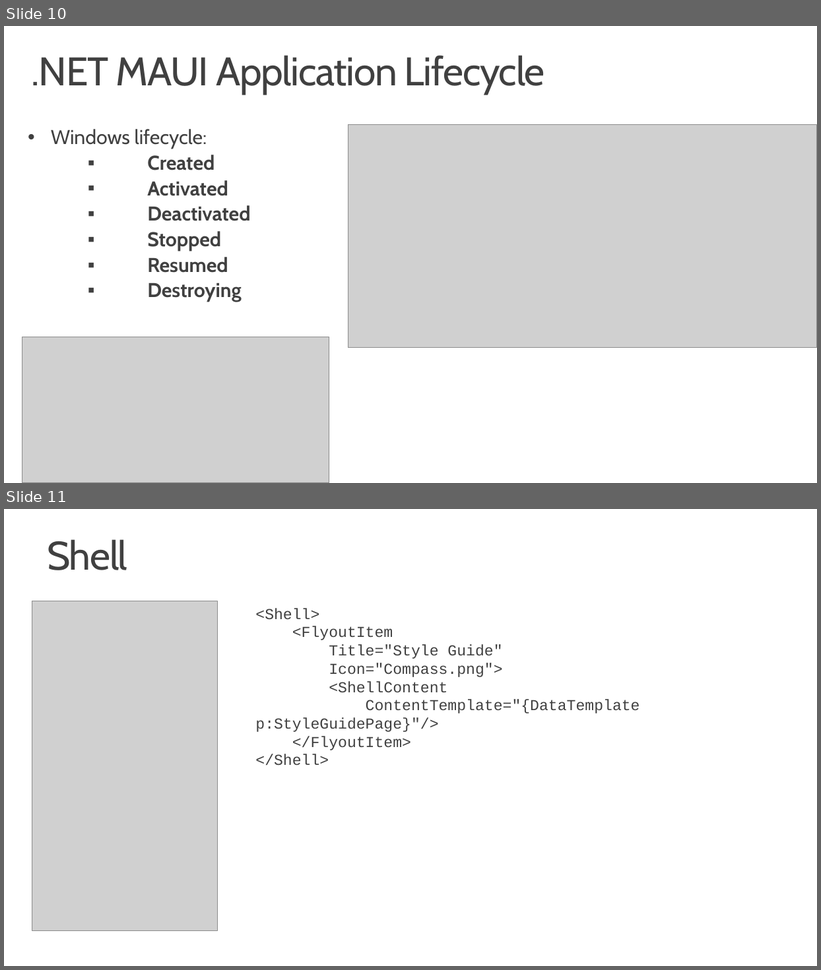
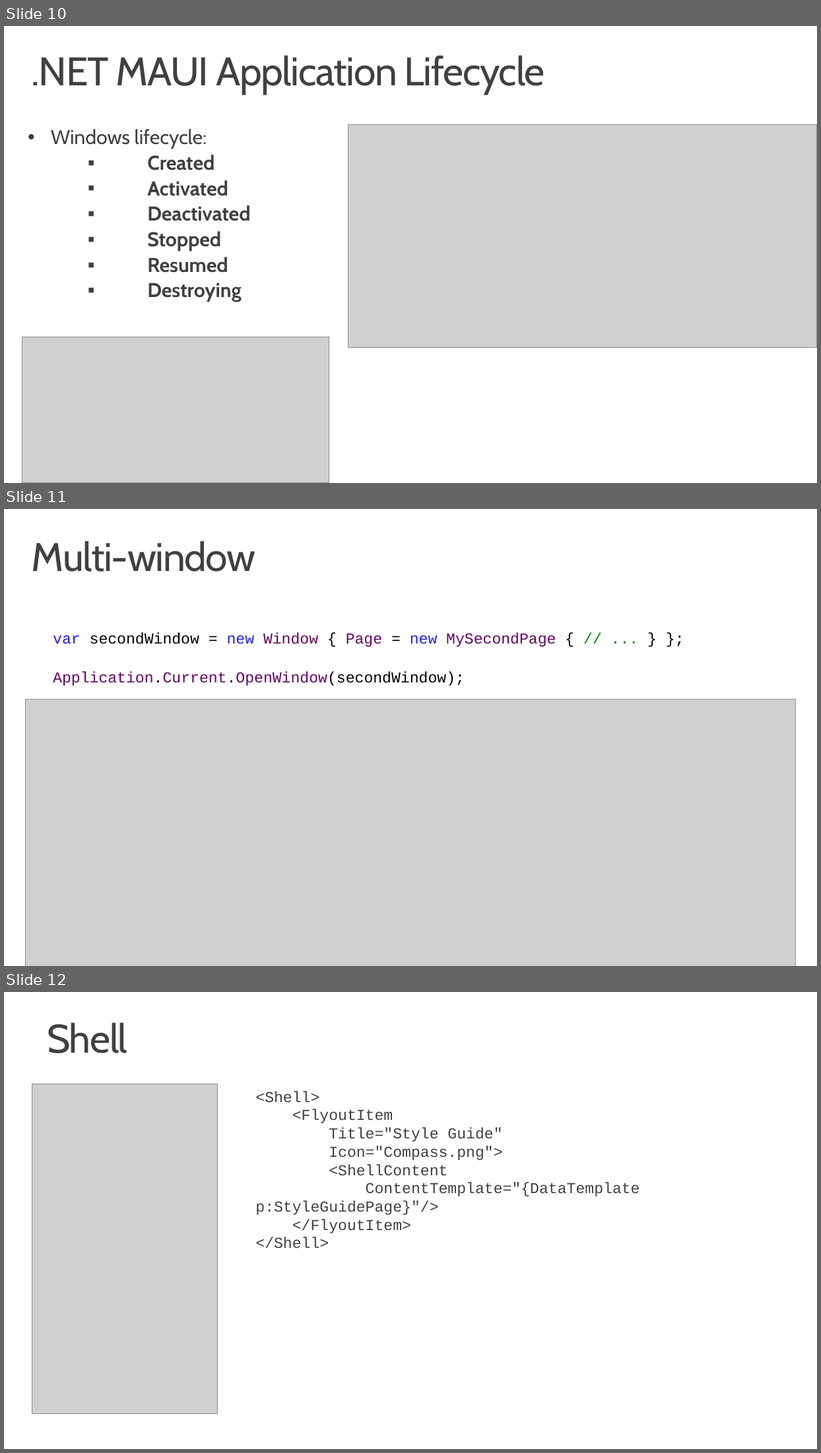
Before and after one commit to hyowo/MonkeyFinder, a slide deck: Slides/Workshop1 - Our First App.pptx. Shown one above the other, each under a label of ours: slides 10 and 11 before the commit, slides 10, 11 and 12 after it. The pictures are 821x970 and 821x1453 pixels, drawn with LibreOffice and Linux fonts; fonts in the diff are those of the drawing; grey boxes stand for pictures; background and template pictures are left out. Boxes give left, top, right and bottom in pixels: in the first picture for what was removed or moved away, otherwise in the second. Text is boxed around its words. In the diff, an @@ line names an element or a change of style, - is before the commit and + after.

Commit message:
add slide

```diff
--- a/Slides/Workshop1 - Our First App.pptx
+++ b/Slides/Workshop1 - Our First App.pptx
@@ slide 11 added at (x1=4, y1=509, x2=817, y2=966), background #FFFFFF @@
@@ title added at (x1=32, y1=541, x2=255, y2=572), 47 pt, text #404040 @@
+Multi-window
@@ text added at (x1=53, y1=632, x2=556, y2=686), 18 pt, text #660066 @@
+var secondWindow = new Window { Page = new MySecondPage { // ... } };
+Application.Current.OpenWindow(secondWindow);
@@ picture added at (x1=25, y1=699, x2=797, y2=966) @@
@@ what was slide 11 is now slide 12 @@
```
